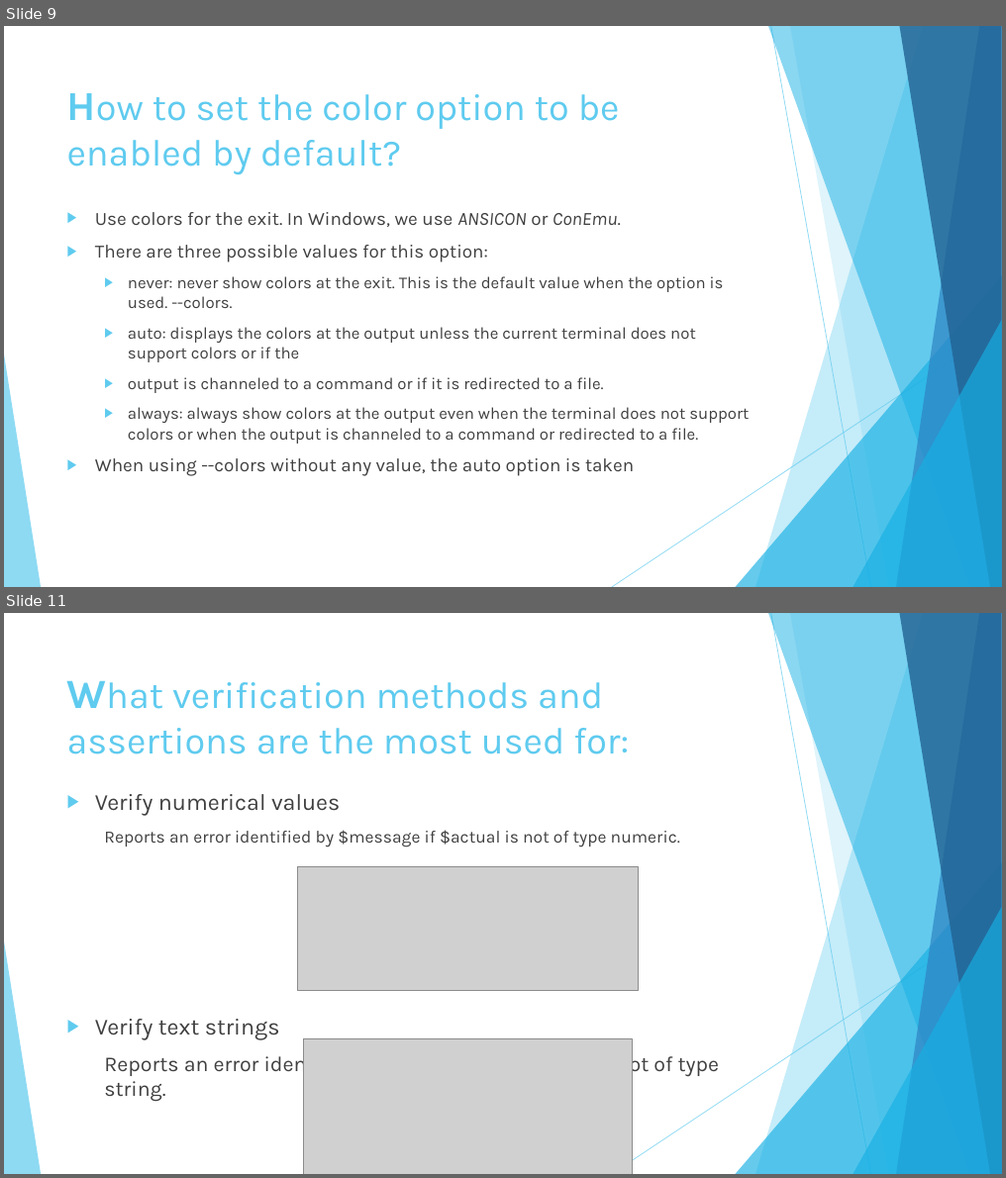
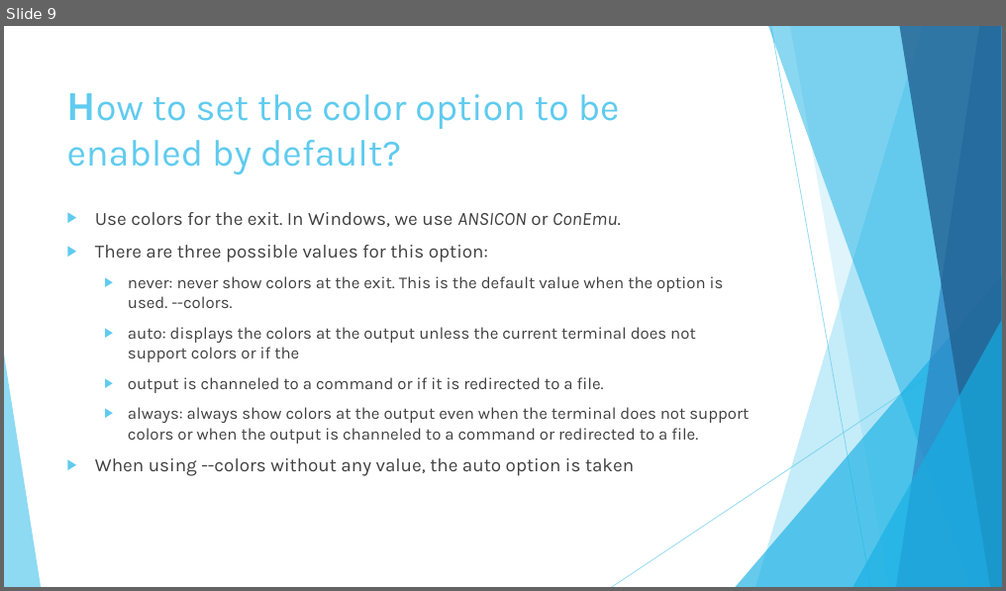
Before and after one commit to diegosilva91/Postman, a slide deck: Pill_Postman_presentation.pptx. Shown one above the other, each under a label of ours: slides 9 and 11 before the commit, slide 9 after it; the slides between them are not shown. The pictures are 1006x1178 and 1006x591 pixels, drawn with LibreOffice and Linux fonts; fonts in the diff are those of the drawing; grey boxes stand for pictures. Boxes give left, top, right and bottom in pixels: in the first picture for what was removed or moved away, otherwise in the second. Text is boxed around its words. In the diff, an @@ line names an element or a change of style, - is before the commit and + after.

```diff
--- a/Pill_Postman_presentation.pptx
+++ b/Pill_Postman_presentation.pptx
@@ slide 11 removed at box(4, 613, 1002, 1174), background #FFFFFF; not listed: 10 template elements that a slide beside it also shows @@
@@ title removed at box(67, 682, 629, 755) @@
-What verification methods and assertions are the most used for:
@@ text removed at box(95, 794, 720, 1102) @@
-▶ Verify numerical values
-Reports an error identified by $message if $actual is not of type numeric.
-▶ Verify text strings
-  Reports an error identified by $message if $actual is not of type string.
@@ picture removed at box(297, 866, 638, 991) @@
@@ picture removed at box(303, 1039, 632, 1174) @@
```
Also in this commit, not shown: 1 slide changed, 6 slides added, 3 other slides removed, 1 other file.
